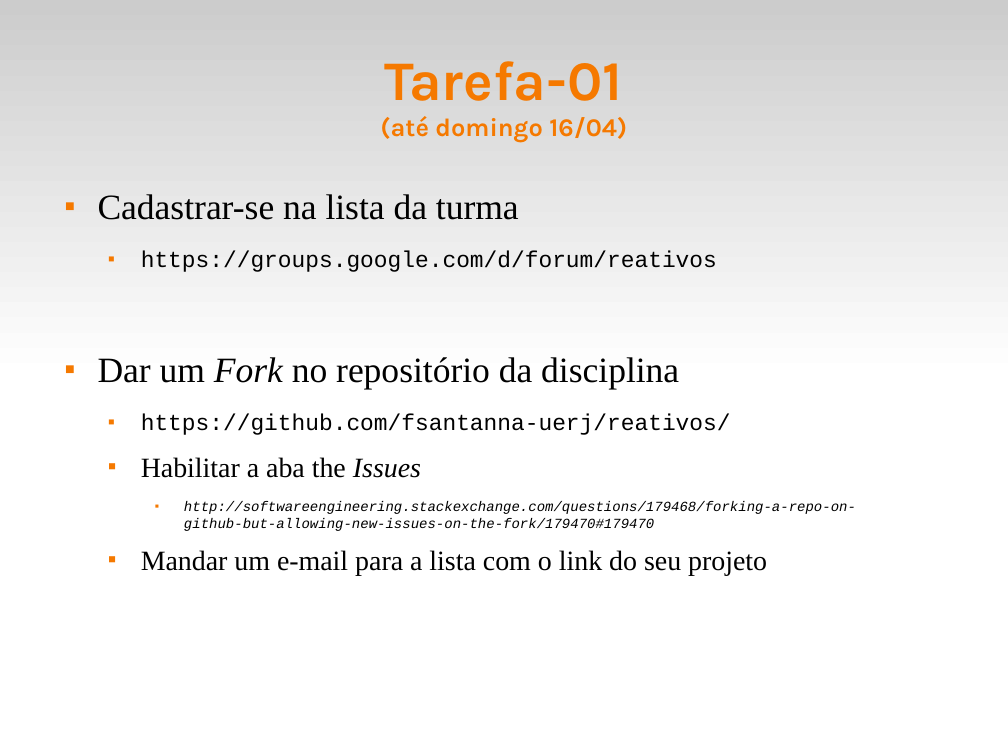
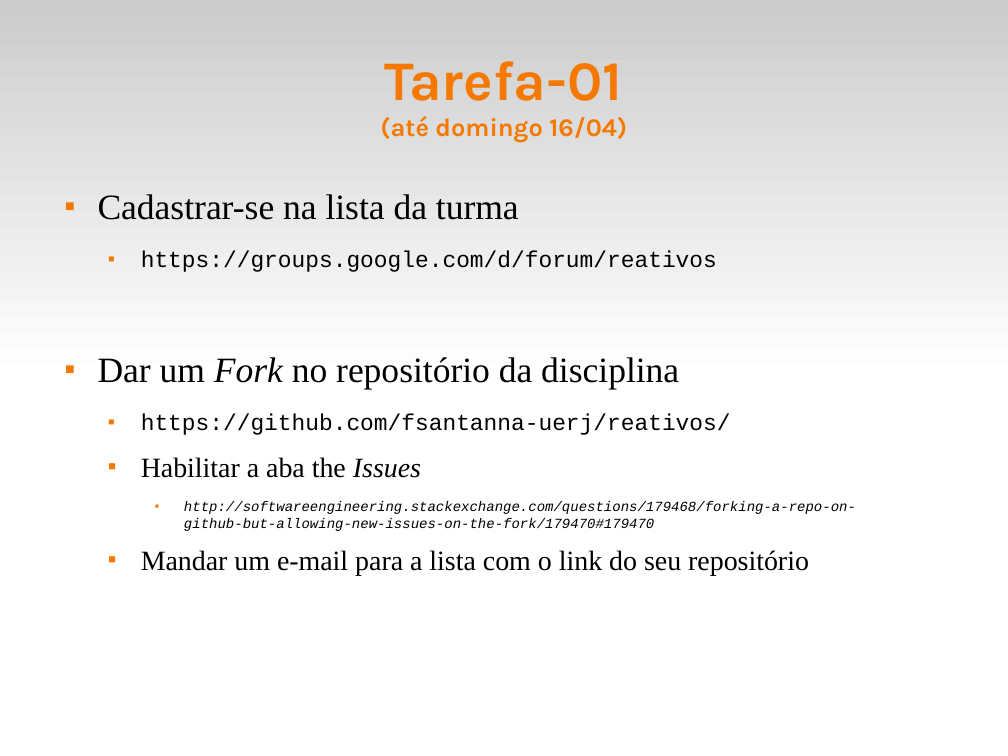
Before and after one commit to fsantanna-uerj/reativos, a slide deck: slide 8 of slides/00_intro.odp. Drawn at 1008x756 pixels with LibreOffice and Linux fonts; fonts in the diff are those of the drawing. Boxes give left, top, right and bottom in pixels: in the first picture for what was removed or moved away, otherwise in the second. Text is boxed around its words. In the diff, an @@ line names an element or a change of style, - is before the commit and + after.

```diff
--- a/slides/00_intro.odp
+++ b/slides/00_intro.odp
@@ text at [141, 550, 809, 575]: text changed @@
-  ■ Mandar um e-mail para a lista com o link do seu projeto
+  ■ Mandar um e-mail para a lista com o link do seu repositório
```
Also in this commit, not shown: 2 slides added, 6 other files.
